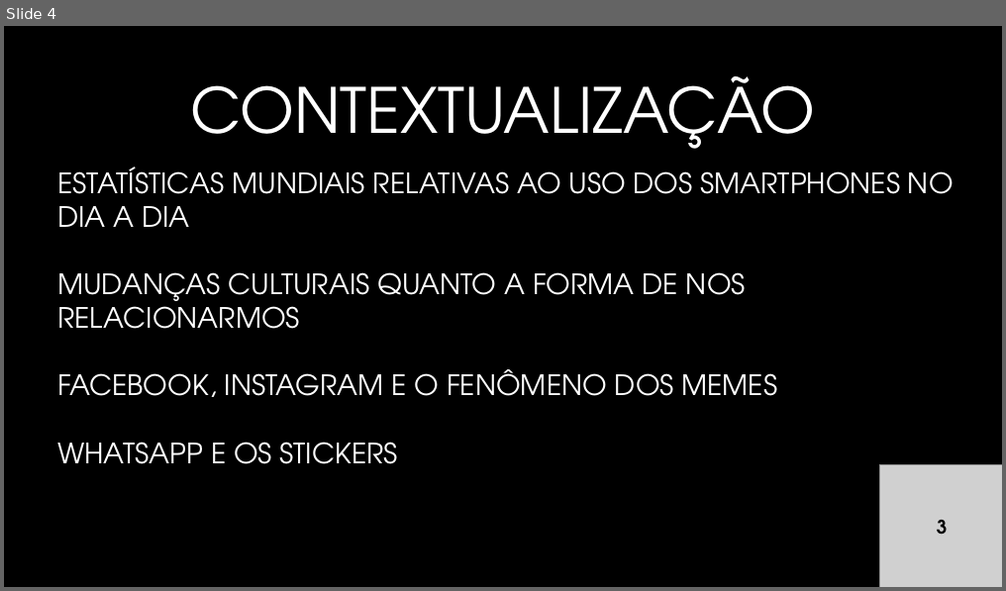
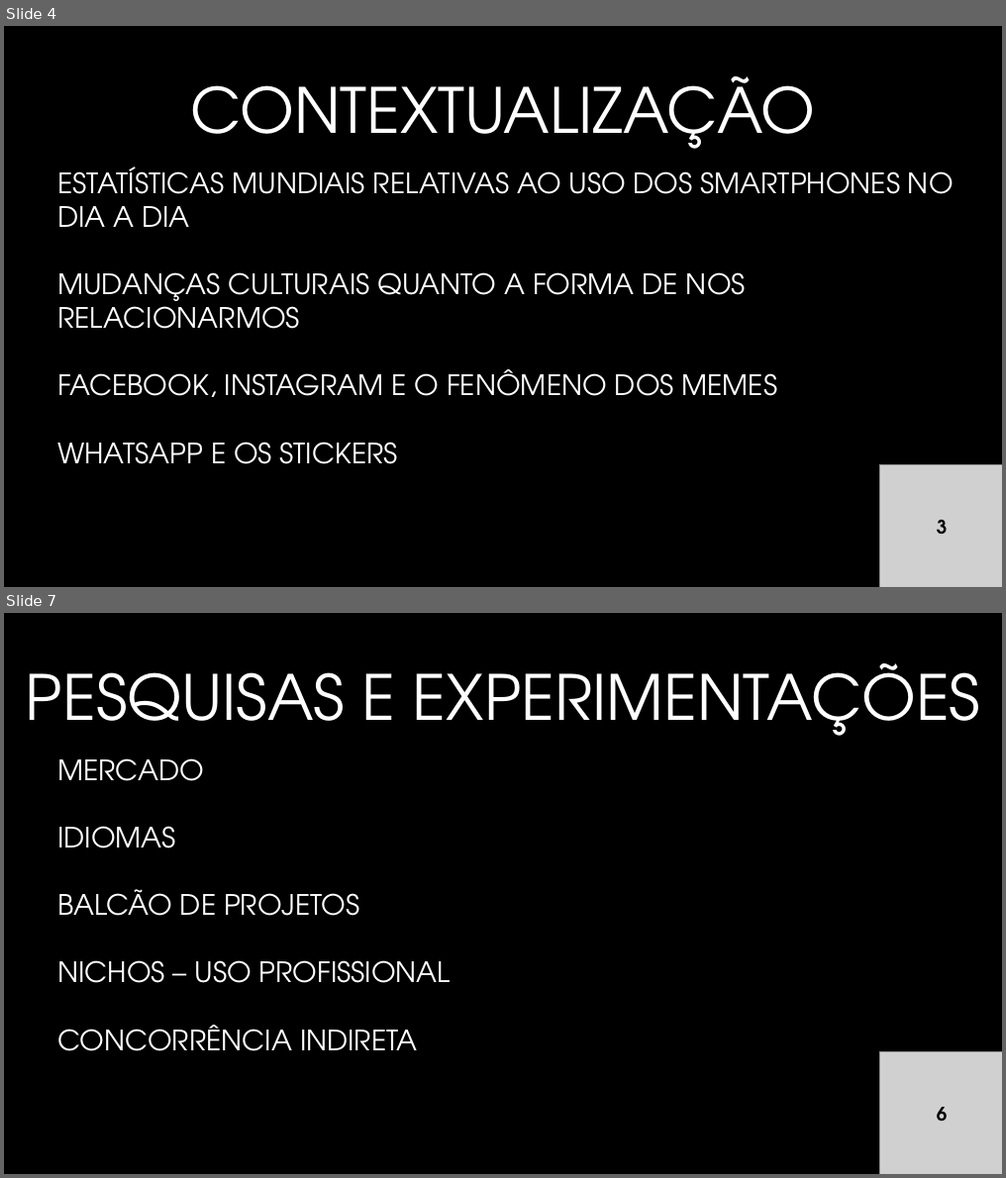
Before and after one commit to rafaelcavalieri/GalleryApp, a slide deck: docs/apresentação tcc.pptx. Shown one above the other, each under a label of ours: slide 4 before the commit, slides 4 and 7 after it; the slides between them are not shown. The pictures are 1006x591 and 1006x1178 pixels, drawn with LibreOffice and Linux fonts; fonts in the diff are those of the drawing; grey boxes stand for pictures; background and template pictures are left out. Boxes give left, top, right and bottom in pixels: in the first picture for what was removed or moved away, otherwise in the second. Text is boxed around its words. In the diff, an @@ line names an element or a change of style, - is before the commit and + after.

```diff
--- a/docs/apresentação tcc.pptx
+++ b/docs/apresentação tcc.pptx
@@ slide 7 added at (x1=4, y1=613, x2=1002, y2=1174), background #000000 @@
@@ title added at (x1=26, y1=663, x2=980, y2=736), 60 pt, text #FFFFFF @@
+PESQUISAS E EXPERIMENTAÇÕES
@@ text added at (x1=57, y1=759, x2=450, y2=1052), 27 pt, text #FFFFFF @@
+MERCADO
+IDIOMAS
+BALCÃO DE PROJETOS
+NICHOS – USO PROFISSIONAL
+CONCORRÊNCIA INDIRETA
@@ picture added at (x1=880, y1=1053, x2=1002, y2=1174) @@
@@ text added at (x1=937, y1=1107, x2=947, y2=1121), 18 pt, text #000000, bold @@
+6
```
Also in this commit, not shown: 3 slides changed, 4 other slides added, 1 slide removed.
